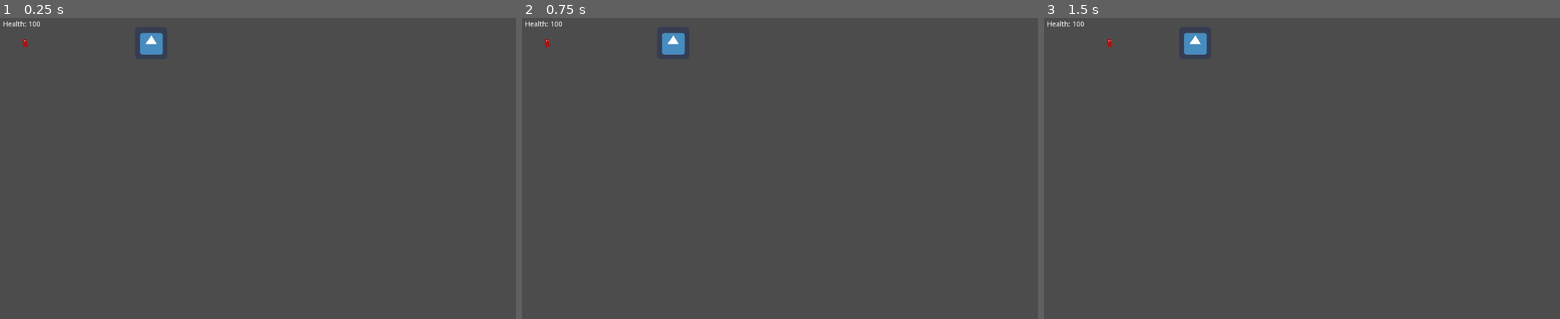
Above: before the commit, frames 1-3 (left to right).
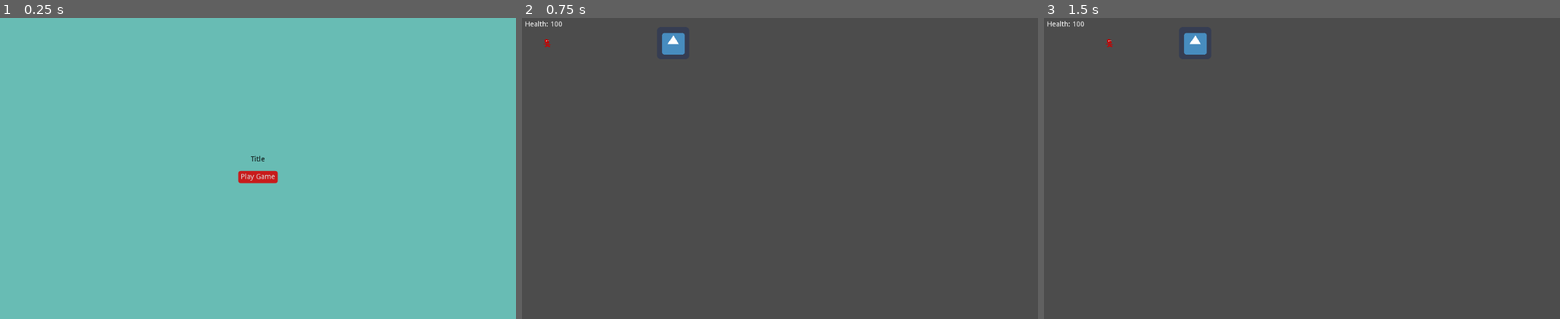
Above: after the commit, the same moments.

Repository: noh0st/jump-ship
Game: Godot game, scene res://MainMenu.tscn
Two runs of this game, one before a commit and one after it. Both use one fixed random seed, a clock stepped at 60 frames per second and the inputs below. Before the commit the project starts from res://Main.tscn. The engine's default icon, where the game draws it, is replaced by a stand-in: a white triangle on a blue panel in a dark square.
Inputs (mouse positions are in pixels of both pictures, inside the frame that each line leads up to):
- Up to frame 1 (0.25 s): no input
- Up to frame 2 (0.75 s): click (780, 177) at 0.5 s, where only the run after the commit has a clickable "Play Game"
- Up to frame 3 (1.5 s): tap Enter at 1.25 s; hold D from 1.28 s (still down)

The runs differ from the first frame. In frame 1, 100% of the frame differs, in the area x 0-100%, y 0-100%; in frame 2, nothing differs; in frame 3, nothing differs.

Commit message:
adds a MainMenu scene

Diff:
--- /dev/null
+++ b/app/MainMenu.gd
@@ -0,0 +1,23 @@
+extends Control
+
+const gameplay_scene = preload("res://Main.tscn")
+
+# Declare member variables here. Examples:
+# var a = 2
+# var b = "text"
+
+
+# Called when the node enters the scene tree for the first time.
+func _ready():
+	pass # Replace with function body.
+
+
+# Called every frame. 'delta' is the elapsed time since the previous frame.
+#func _process(delta):
+#	pass
+
+
+func _on_PlayButton_pressed():
+	get_parent().add_child(gameplay_scene.instance())
+	queue_free() # safely destroy this node
+	pass # Replace with function body.
--- /dev/null
+++ b/app/MainMenu.tscn
@@ -0,0 +1,71 @@
+[gd_scene load_steps=3 format=2]
+
+[ext_resource path="res://MainMenu.gd" type="Script" id=1]
+
+[sub_resource type="StyleBoxFlat" id=1]
+bg_color = Color( 0.784314, 0.105882, 0.105882, 1 )
+corner_radius_top_left = 5
+corner_radius_top_right = 5
+corner_radius_bottom_right = 5
+corner_radius_bottom_left = 5
+expand_margin_left = 5.0
+expand_margin_right = 5.0
+expand_margin_top = 5.0
+expand_margin_bottom = 5.0
+
+[node name="Control" type="Control"]
+anchor_right = 1.0
+anchor_bottom = 1.0
+script = ExtResource( 1 )
+
+[node name="ColorRect" type="ColorRect" parent="."]
+anchor_right = 1.0
+anchor_bottom = 1.0
+color = Color( 0.407843, 0.737255, 0.705882, 1 )
+
+[node name="MarginContainer" type="MarginContainer" parent="."]
+anchor_right = 1.0
+anchor_bottom = 1.0
+
+[node name="CenterContainer" type="CenterContainer" parent="MarginContainer"]
+margin_right = 1024.0
+margin_bottom = 600.0
+
+[node name="VBoxContainer" type="VBoxContainer" parent="MarginContainer/CenterContainer"]
+margin_left = 478.0
+margin_top = 275.0
+margin_right = 546.0
+margin_bottom = 324.0
+
+[node name="Label" type="Label" parent="MarginContainer/CenterContainer/VBoxContainer"]
+margin_right = 68.0
+margin_bottom = 31.0
+size_flags_horizontal = 3
+size_flags_vertical = 7
+custom_colors/font_color = Color( 0, 0, 0, 1 )
+text = "Title
+"
+align = 1
+valign = 1
+
+[node name="VBoxContainer" type="VBoxContainer" parent="MarginContainer/CenterContainer/VBoxContainer"]
+margin_top = 35.0
+margin_right = 68.0
+margin_bottom = 49.0
+size_flags_vertical = 3
+
+[node name="CenterContainer" type="CenterContainer" parent="MarginContainer/CenterContainer/VBoxContainer/VBoxContainer"]
+margin_right = 68.0
+margin_bottom = 14.0
+size_flags_horizontal = 0
+size_flags_vertical = 3
+
+[node name="Button" type="Button" parent="MarginContainer/CenterContainer/VBoxContainer/VBoxContainer/CenterContainer"]
+margin_right = 68.0
+margin_bottom = 14.0
+size_flags_horizontal = 0
+size_flags_vertical = 0
+custom_styles/normal = SubResource( 1 )
+text = "Play Game"
+
+[connection signal="pressed" from="MarginContainer/CenterContainer/VBoxContainer/VBoxContainer/CenterContainer/Button" to="." method="_on_PlayButton_pressed"]
--- a/app/project.godot
+++ b/app/project.godot
@@ -11,7 +11,7 @@
 [application]
 
 config/name="jump-ship"
-run/main_scene="res://Main.tscn"
+run/main_scene="res://MainMenu.tscn"
 config/icon="res://icon.png"
 
 [gui]
